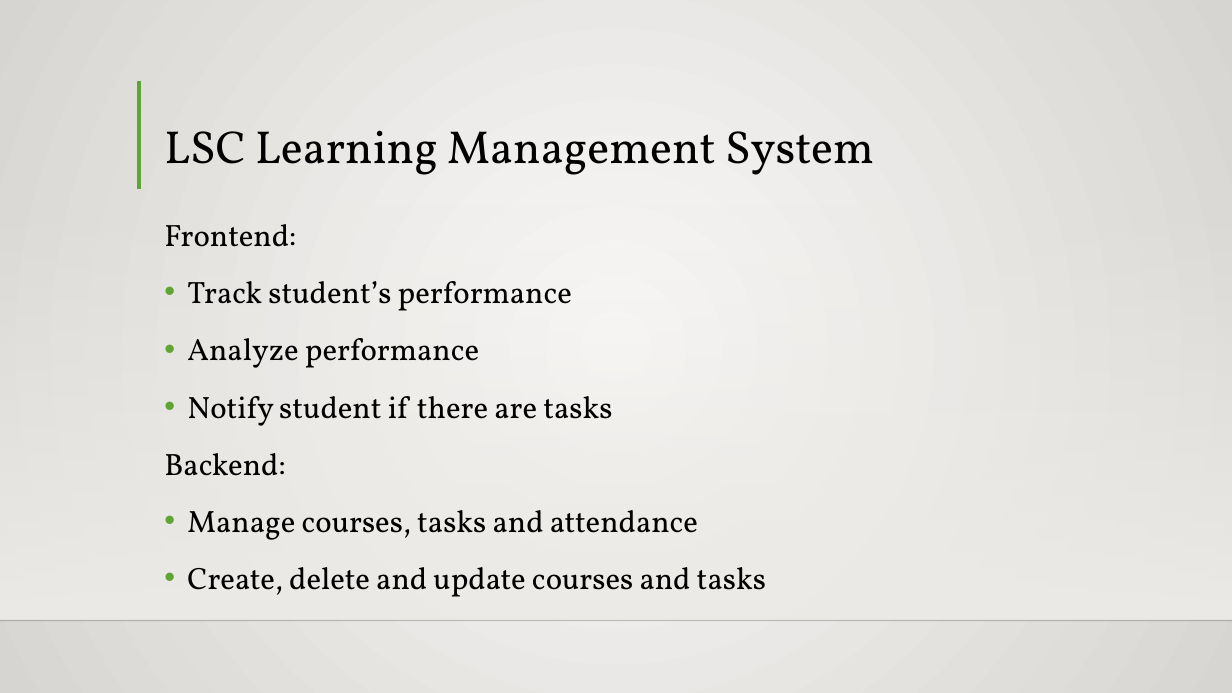
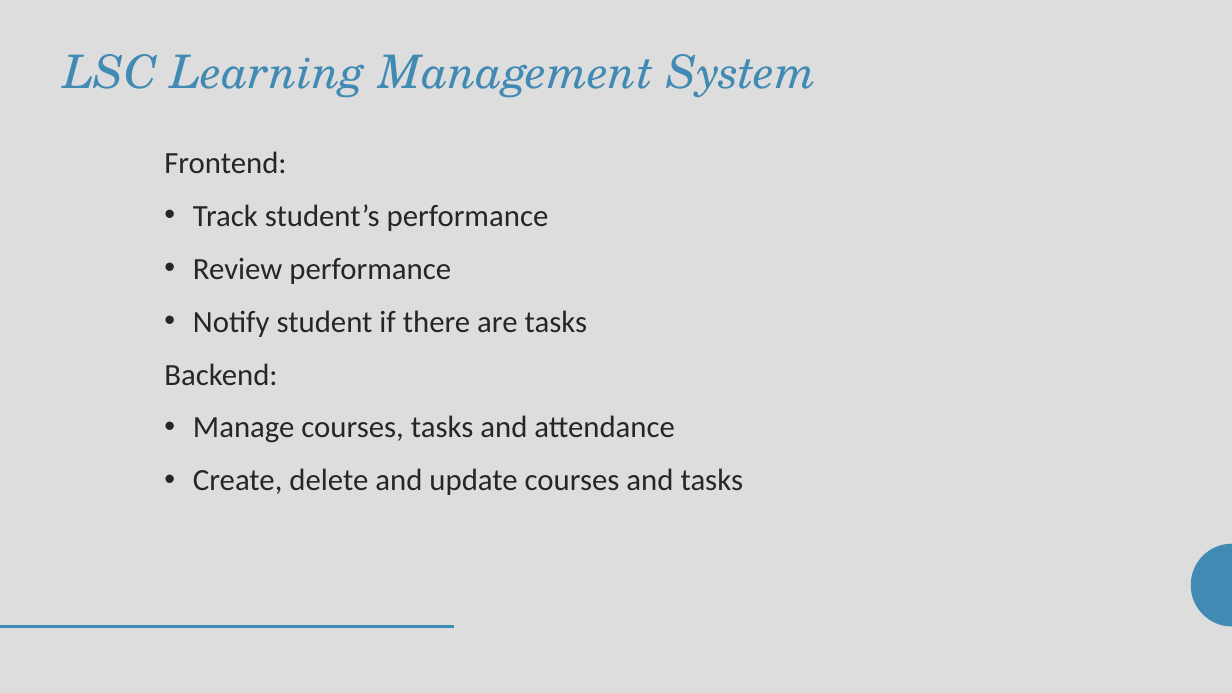
Before and after one commit to seans888/Project---LSC-2, a slide deck: slide 5 of Documentation/MCSPROJ/LSC-LMS PPT.pptx (slide 6 before the commit). Drawn at 1232x693 pixels with LibreOffice and Linux fonts; fonts in the diff are those of the drawing; background and template pictures are left out. Boxes give left, top, right and bottom in pixels: in the first picture for what was removed or moved away, otherwise in the second. Text is boxed around its words. In the diff, an @@ line names an element or a change of style, - is before the commit and + after.

```diff
--- a/Documentation/MCSPROJ/LSC-LMS PPT.pptx
+++ b/Documentation/MCSPROJ/LSC-LMS PPT.pptx
@@ background gradient #FAFAF9 to #D7D5D2 to #DDDDDD @@
@@ title "LSC Learning Management System": place and size @@
-title "LSC Learning Management System" at <box>164,130,874,175</box>
+title "LSC Learning Management System" at <box>63,54,816,98</box>
@@ title "LSC Learning Management System" at <box>63,54,816,98</box>: font Vollkorn to TeX Gyre Schola, text colour #000000 to #418AB3, italic on; alignment left to right; vertical alignment bottom to top @@
@@ line removed from (139, 80) to (139, 189) @@
@@ text "Frontend:": place and size @@
-text "Frontend:" at <box>164,224,766,597</box>
+text "Frontend:" at <box>164,151,744,495</box>
@@ text at <box>164,151,744,495</box>: font Vollkorn to Calibri, text colour #000000 to #262626 in "Frontend:", "Track student’s performance", "Notify student if there are tasks", "Backend:" and 2 more places; line spacing 1.2 to 1.12; less space between paragraphs; indent changed @@
@@ rectangle removed at <box>0,203,1232,619</box> @@
@@ text at <box>193,258,451,284</box>: text changed; font Vollkorn to Calibri; text colour #000000 to #262626 @@
-• Analyze performance
+• Review performance
@@ freeform shape added at <box>1191,543,1232,627</box>, fill #418AB3 @@
@@ line removed from (0, 621) to (1232, 621) @@
@@ line added from (0, 627) to (455, 627), #418AB3 2 pt @@
```
Also in this commit, not shown: 14 other slides changed, 6 slides added, 1 slide removed.
